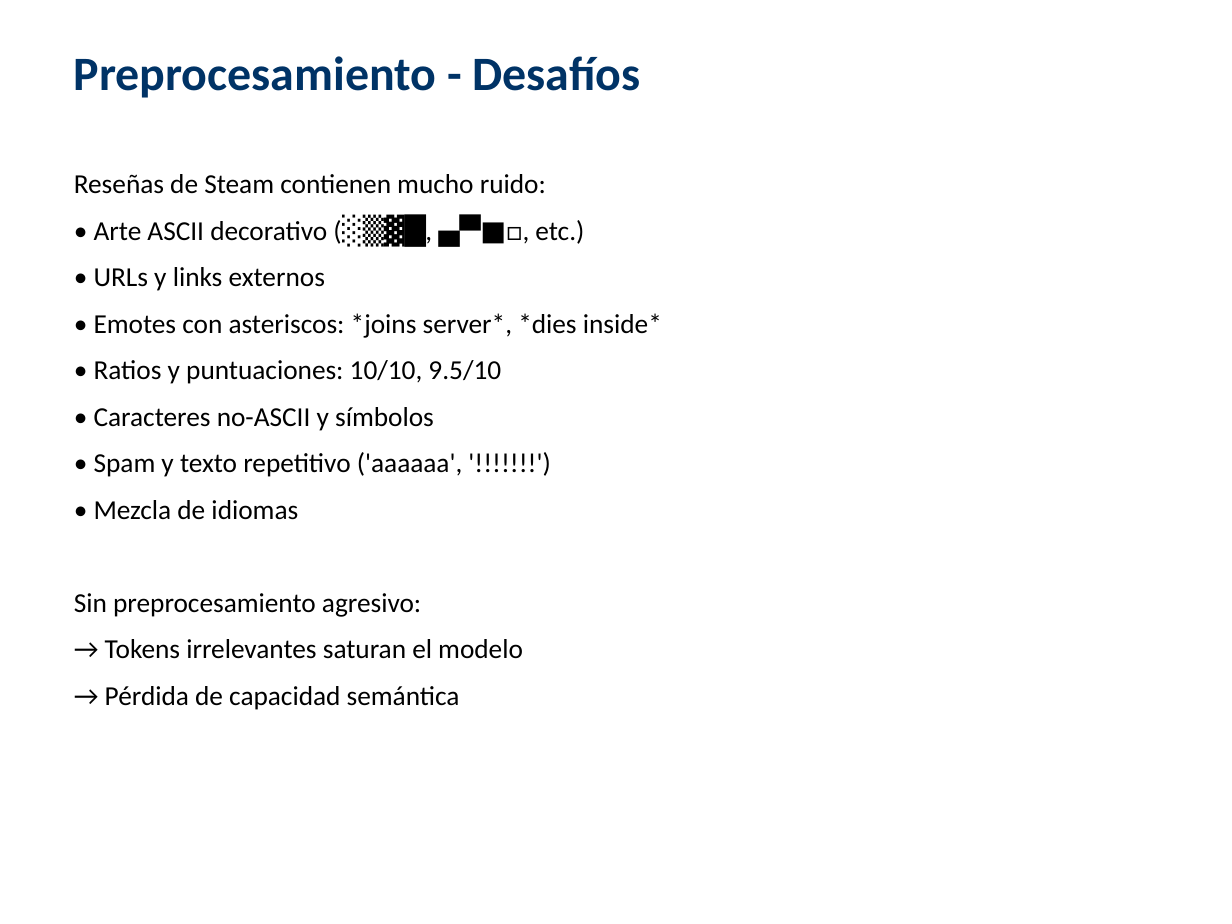
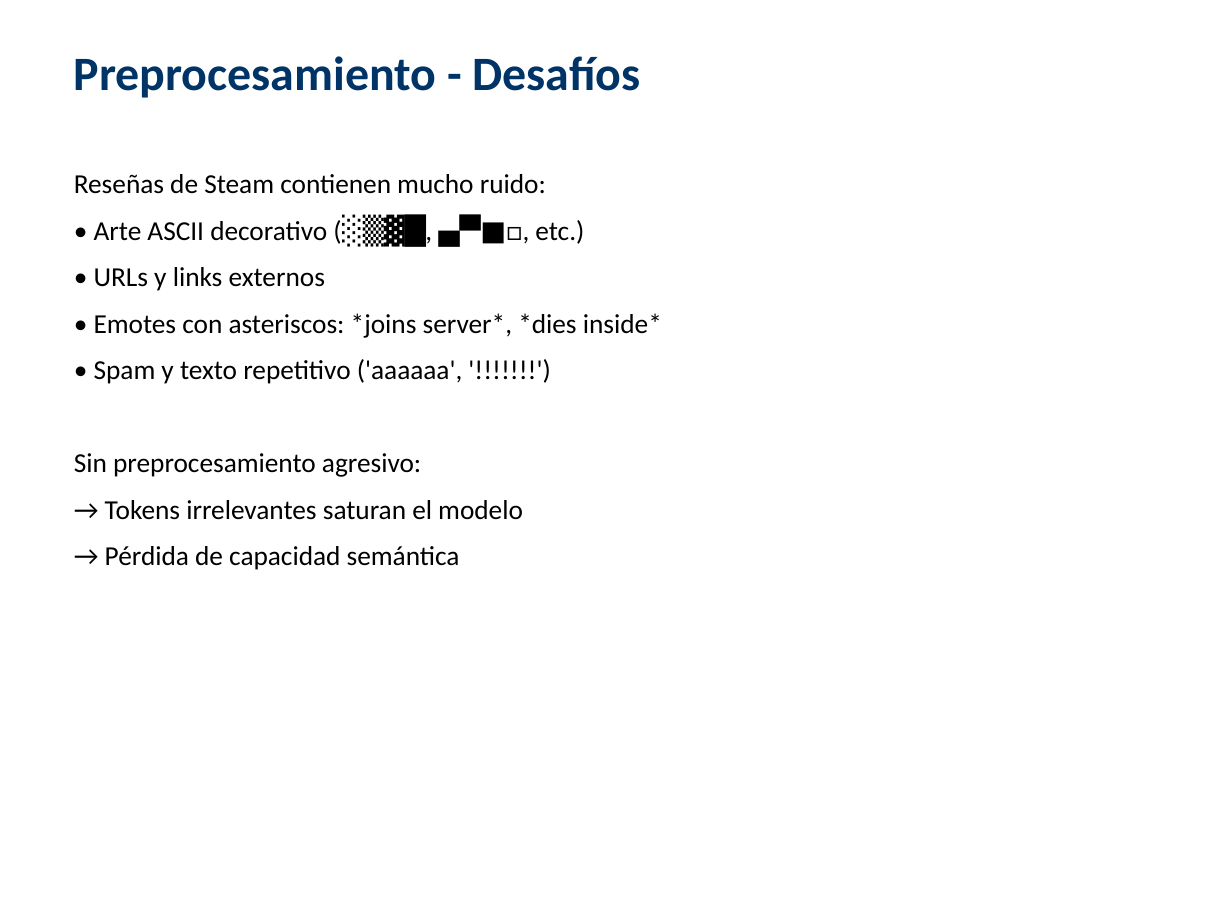
Before and after one commit to aguilarezequiel/stem-review-classifier, a slide deck: slide 23 of docs/Presentacion_Final_Steam_Classifier.pptx (slide 22 before the commit). Drawn at 1232x924 pixels with LibreOffice and Linux fonts; fonts in the diff are those of the drawing. Boxes give left, top, right and bottom in pixels: in the first picture for what was removed or moved away, otherwise in the second. Text is boxed around its words. In the diff, an @@ line names an element or a change of style, - is before the commit and + after.

```diff
--- a/docs/Presentacion_Final_Steam_Classifier.pptx
+++ b/docs/Presentacion_Final_Steam_Classifier.pptx
@@ text at (94,360,501,431): paragraphs removed @@
-• Ratios y puntuaciones: 10/10, 9.5/10
-• Caracteres no-ASCII y símbolos
@@ text at (94,500,298,520): paragraph removed @@
-• Mezcla de idiomas
```
Also in this commit, not shown: 27 other slides changed, 4 slides added, 2 slides removed.
